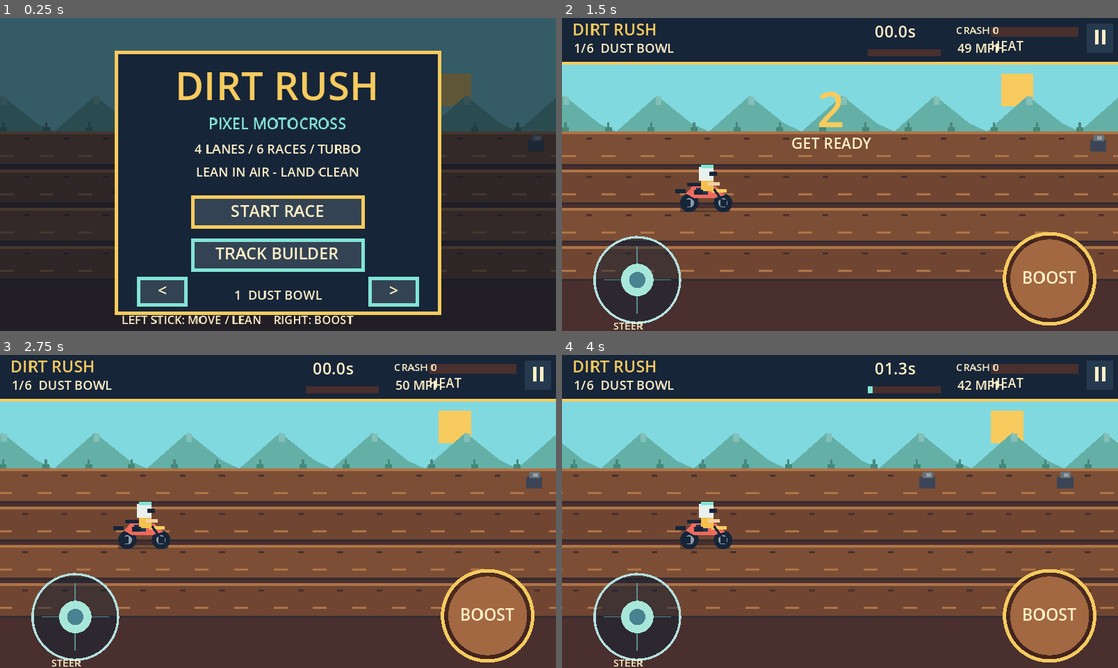
Above: before the commit, frames 1-4 (two rows, left to right).
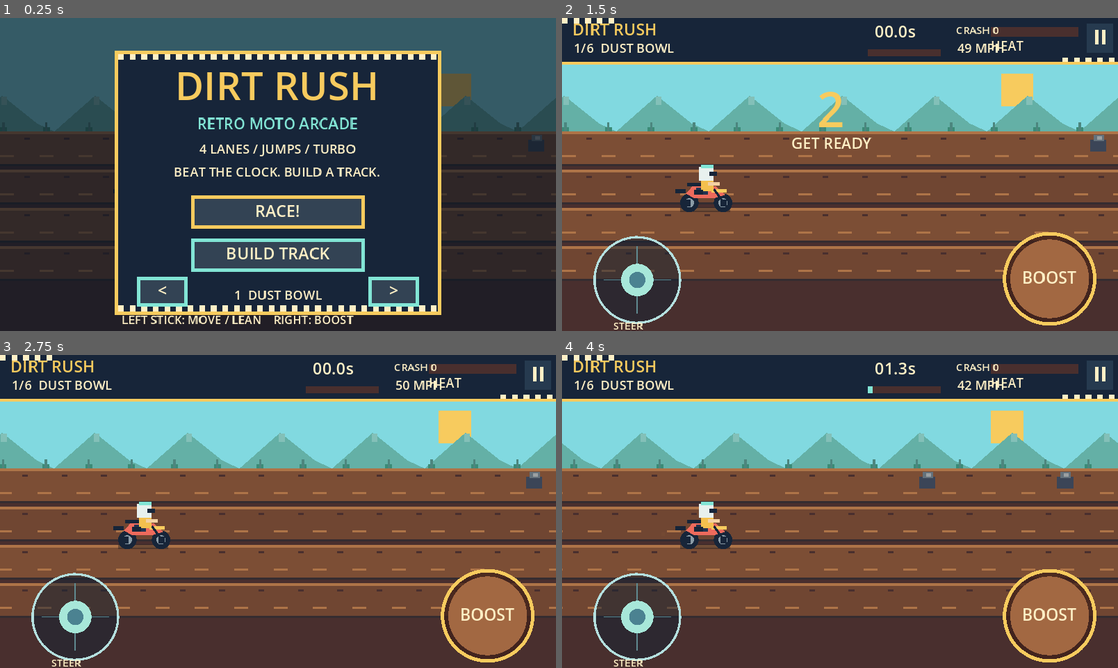
Above: after the commit, the same moments.

Repository: jtripppiie/android-game
Game: Godot game, scene res://scenes/game.tscn
Same seed, same stepped clock (60 frames per second), same inputs: the game is played once before the commit and once after it.
Inputs (mouse positions are in pixels of both pictures, inside the frame that each line leads up to):
- Up to frame 1 (0.25 s): no input
- Up to frame 2 (1.5 s): tap Enter at 0.5 s; move the mouse to (962, 158) at 0.52 s; hold D (move_right) 0.53-1.25 s; hold Space (boost) 0.53-1.25 s; click (962, 158) at 0.67 s; drag from (728, 190) to (812, 237) at 1.27 s
- Up to frame 3 (2.75 s): tap Enter at 2 s; move the mouse to (333, 442) at 2.02 s; hold D (move_right) from 2.03 s (still down); tap Z at 2.1 s
- Up to frame 4 (4 s): release D (move_right) at 2.75 s; drag from (812, 574) to (673, 464) at 2.77 s; move the mouse to (1006, 558) at 3.52 s; hold A (move_left) from 3.53 s (still down); tap 2 at 3.6 s

The runs differ from the first frame. In frame 1, 3.8% of the frame differs, in the area x 21-79%, y 11-94%; in frame 2, 0.2%; in frame 3, 0.2%; in frame 4, 0.2%.

Commit message:
Emphasize original NES-era motocross nostalgia across UI and product direction

Diff:
--- a/scripts/game.gd
+++ b/scripts/game.gd
@@ -588,6 +588,8 @@
 
 func _draw_hud() -> void:
     draw_rect(Rect2(0, 0, 480, 39), INK)
+    _draw_checkers(Rect2(0, 0, 48, 5), 5.0)
+    _draw_checkers(Rect2(432, 34, 48, 5), 5.0)
     draw_rect(Rect2(0, 38, 480, 2), YELLOW)
     _text("DIRT RUSH", Vector2(9, 15), 14, YELLOW)
     _text(("CUSTOM %d" % (custom_slot + 1)) if custom_race else ("%d/6  %s" % [stage + 1, Rules.TRACK_NAMES[stage]]), Vector2(10, 30), 11, CREAM)
@@ -623,12 +625,14 @@
 func _draw_menu() -> void:
     draw_rect(Rect2(0, 0, 480, 270), Color(0.04, 0.08, 0.13, 0.64))
     _panel(Rect2(99, 28, 282, 228), INK, YELLOW)
+    _draw_checkers(Rect2(102, 31, 275, 5), 5.0)
+    _draw_checkers(Rect2(102, 248, 275, 5), 5.0)
     _center_text("DIRT RUSH", 71, 34, YELLOW)
-    _center_text("PIXEL MOTOCROSS", 96, 13, CYAN)
-    _center_text("4 LANES / 6 RACES / TURBO", 117, 11, CREAM)
-    _center_text("LEAN IN AIR - LAND CLEAN", 137, 11, CREAM)
-    _button(Rect2(165, 153, 150, 29), "START RACE", YELLOW)
-    _button(Rect2(165, 190, 150, 29), "TRACK BUILDER", CYAN)
+    _center_text("RETRO MOTO ARCADE", 96, 13, CYAN)
+    _center_text("4 LANES / JUMPS / TURBO", 117, 11, CREAM)
+    _center_text("BEAT THE CLOCK. BUILD A TRACK.", 137, 11, CREAM)
+    _button(Rect2(165, 153, 150, 29), "RACE!", YELLOW)
+    _button(Rect2(165, 190, 150, 29), "BUILD TRACK", CYAN)
     _button(Rect2(118, 223, 44, 26), "<", CYAN)
     _button(Rect2(318, 223, 44, 26), ">", CYAN)
     _center_text("%d  %s" % [stage + 1, Rules.TRACK_NAMES[stage]], 243, 11, CREAM)
@@ -660,7 +664,8 @@
     # Track and obstacles are the actual live game rendering.
     draw_rect(Rect2(0, 0, 480, 35), INK)
     draw_rect(Rect2(0, 34, 480, 2), YELLOW)
-    _text("BUILD A TRACK", Vector2(8, 21), 19, YELLOW)
+    _text("TRACK BUILDER", Vector2(8, 21), 18, YELLOW)
+    _draw_checkers(Rect2(0, 34, 480, 4), 4.0)
     _button(Rect2(252, 2, 27, 28), "<", CYAN)
     _text("SLOT %d/3" % (custom_slot + 1), Vector2(296, 21), 15, CREAM)
     _button(Rect2(445, 2, 32, 28), ">", CYAN)
@@ -683,6 +688,11 @@
         var rect := Rect2(x, 240, 76, 27)
         _panel(rect, Color("#35465a"), YELLOW if edit_tool == tools[i] else CYAN.darkened(0.45))
         _center_at(labels[i], rect.position + Vector2(38, 18), 12, CREAM)
+
+func _draw_checkers(area: Rect2, cell: float) -> void:
+    for row in range(int(ceilf(area.size.y / cell))):
+        for col in range(int(ceilf(area.size.x / cell))):
+            draw_rect(Rect2(area.position + Vector2(float(col) * cell, float(row) * cell), Vector2(cell, cell)), CREAM if (row + col) % 2 == 0 else INK)
 
 func _button(rect: Rect2, caption: String, border: Color) -> void:
     _panel(rect, Color("#334354"), border)
Not shown, added: docs/RETRO-DIRECTION.md
